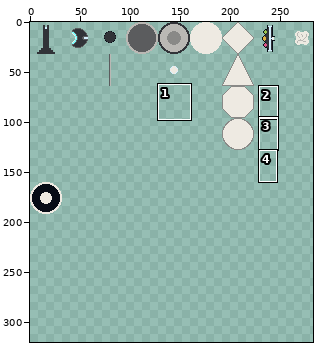
Edited in one commit: pixel-art file (Assets/Sprites/General.aseprite). Above: a wide view before the commit, with the close-up outlined.
Close-up. First the earlier version:
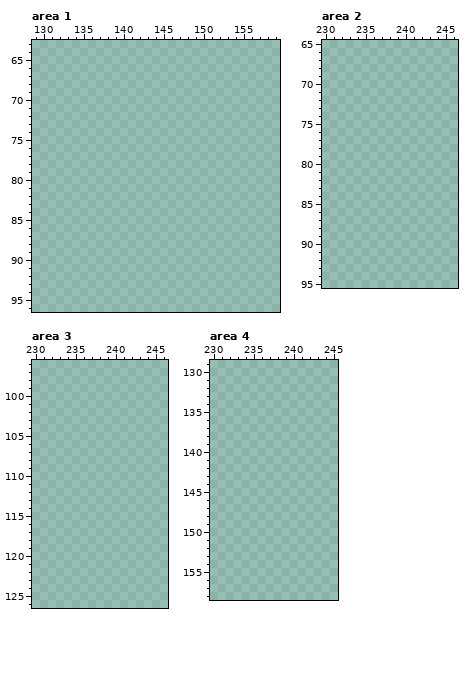
320x320 pixels, 1 frame. Shown: area 1: x 129..159, y 63..96; area 2: x 230..246, y 65..95; area 3: x 230..246, y 96..126; area 4: x 230..245, y 129..158. The wide view leaves out empty margins. The commit also changed other parts of the picture, which this record leaves out.
Palette (. is transparent): 
Once edited:
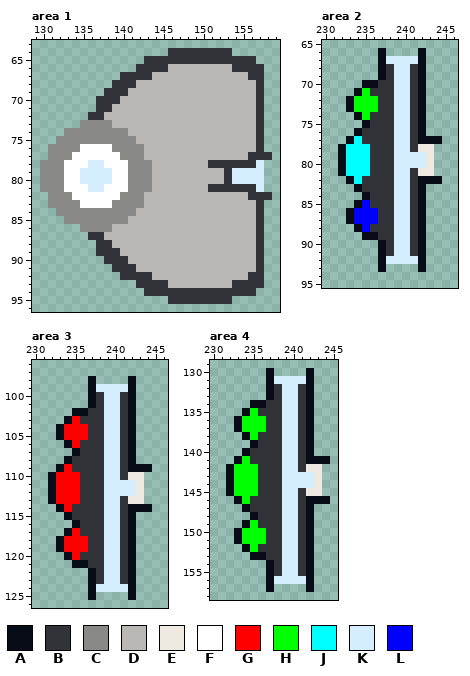
Colours new in this view: A #070c16  B #313338  C #898987  D #bab8b4  E #eeeae2  F #ffffff  G #ff0000  H #00ff00  J #00ffff  K #d4eeff  L #0000ff
Edits made:
Changed rows in their new state; - is an unchanged pixel.
Area 1:
first column x 130:
64 ----------------BBBBBBBB-----
65 -------------BBBBBBBBBBBBBB--
66 ------------BBBBDDDDDDDDBBBB-
67 ----------BBBBDDDDDDDDDDDDBB-
68 ---------BBBDDDDDDDDDDDDDDDB-
69 --------BBBDDDDDDDDDDDDDDDDB-
70 -------BBBDDDDDDDDDDDDDDDDDB-
71 -------BBDDDDDDDDDDDDDDDDDDB-
72 ------BBDDDDDDDDDDDDDDDDDDDB-
73 -----CCCCDDDDDDDDDDDDDDDDDDB-
74 ---CCCCCCCCDDDDDDDDDDDDDDDDB-
75 --CCCCCCCCCCDDDDDDDDDDDDDDDB-
76 -CCCCFFFFCCCCDDDDDDDDDDDDDDB-
77 -CCCFFFFFFCCCDDDDDDDDDDDDDBBB
78 CCCFFFKKFFFCCCDDDDDDDBBBBBBK-
79 CCCFFKKKKFFCCCDDDDDDDDDBKKKK-
80 CCCFFKKKKFFCCCDDDDDDDDDBKKKK-
81 CCCFFFKKFFFCCCDDDDDDDBBBBBBK-
82 -CCCFFFFFFCCCDDDDDDDDDDDDDBBB
83 -CCCCFFFFCCCCDDDDDDDDDDDDDDB-
84 --CCCCCCCCCCDDDDDDDDDDDDDDDB-
85 ---CCCCCCCCDDDDDDDDDDDDDDDDB-
86 -----CCCCDDDDDDDDDDDDDDDDDDB-
87 ------BBDDDDDDDDDDDDDDDDDDDB-
88 -------BBDDDDDDDDDDDDDDDDDDB-
89 -------BBBDDDDDDDDDDDDDDDDDB-
90 --------BBBDDDDDDDDDDDDDDDDB-
91 ---------BBBDDDDDDDDDDDDDDDB-
92 ----------BBBBDDDDDDDDDDDDBB-
93 ------------BBBBDDDDDDDDBBBB-
94 -------------BBBBBBBBBBBBBB--
95 ----------------BBBBBBBB-----
Area 2:
first column x 232:
66 -----A----A--
67 -----AKKKKA--
68 -----ABKKBA--
69 -----ABKKBA--
70 ---AABBKKBA--
71 --AHBBBKKBA--
72 -AHHHBBKKBA--
73 -AHHHBBKKBA--
74 --AHBBBKKBA--
75 ---ABBBKKBA--
76 --ABBBBKKBA--
77 -AJBBBBKKBAAA
78 AJJJBBBKKBEE-
79 AJJJBBBKKKKE-
80 AJJJBBBKKKKE-
81 AJJJBBBKKBEE-
82 -AJBBBBKKBAAA
83 --ABBBBKKBA--
84 ---ABBBKKBA--
85 --ALBBBKKBA--
86 -ALLLBBKKBA--
87 -ALLLBBKKBA--
88 --ALBBBKKBA--
89 ---AABBKKBA--
90 -----ABKKBA--
91 -----ABKKBA--
92 -----AKKKKA--
93 -----A----A--
Area 3:
first column x 232:
 98 -----A----A--
 99 -----AKKKKA--
100 -----ABKKBA--
101 -----ABKKBA--
102 ---AABBKKBA--
103 --AGBBBKKBA--
104 -AGGGBBKKBA--
105 -AGGGBBKKBA--
106 --AGBBBKKBA--
107 ---ABBBKKBA--
108 --ABBBBKKBA--
109 -AGBBBBKKBAAA
110 AGGGBBBKKBEE-
111 AGGGBBBKKKKE-
112 AGGGBBBKKKKE-
113 AGGGBBBKKBEE-
114 -AGBBBBKKBAAA
115 --ABBBBKKBA--
116 ---ABBBKKBA--
117 --AGBBBKKBA--
118 -AGGGBBKKBA--
119 -AGGGBBKKBA--
120 --AGBBBKKBA--
121 ---AABBKKBA--
122 -----ABKKBA--
123 -----ABKKBA--
124 -----AKKKKA--
125 -----A----A--
Area 4:
first column x 232:
130 -----A----A--
131 -----AKKKKA--
132 -----ABKKBA--
133 -----ABKKBA--
134 ---AABBKKBA--
135 --AHBBBKKBA--
136 -AHHHBBKKBA--
137 -AHHHBBKKBA--
138 --AHBBBKKBA--
139 ---ABBBKKBA--
140 --ABBBBKKBA--
141 -AHBBBBKKBAAA
142 AHHHBBBKKBEE-
143 AHHHBBBKKKKE-
144 AHHHBBBKKKKE-
145 AHHHBBBKKBEE-
146 -AHBBBBKKBAAA
147 --ABBBBKKBA--
148 ---ABBBKKBA--
149 --AHBBBKKBA--
150 -AHHHBBKKBA--
151 -AHHHBBKKBA--
152 --AHBBBKKBA--
153 ---AABBKKBA--
154 -----ABKKBA--
155 -----ABKKBA--
156 -----AKKKKA--
157 -----A----A--
Changed places in both close-ups, as pixel boxes (x1, y1, x2, y2):
added: (40, 48, 272, 304)
added: (338, 48, 442, 272)
added: (48, 376, 152, 600)
added: (226, 368, 330, 592)
